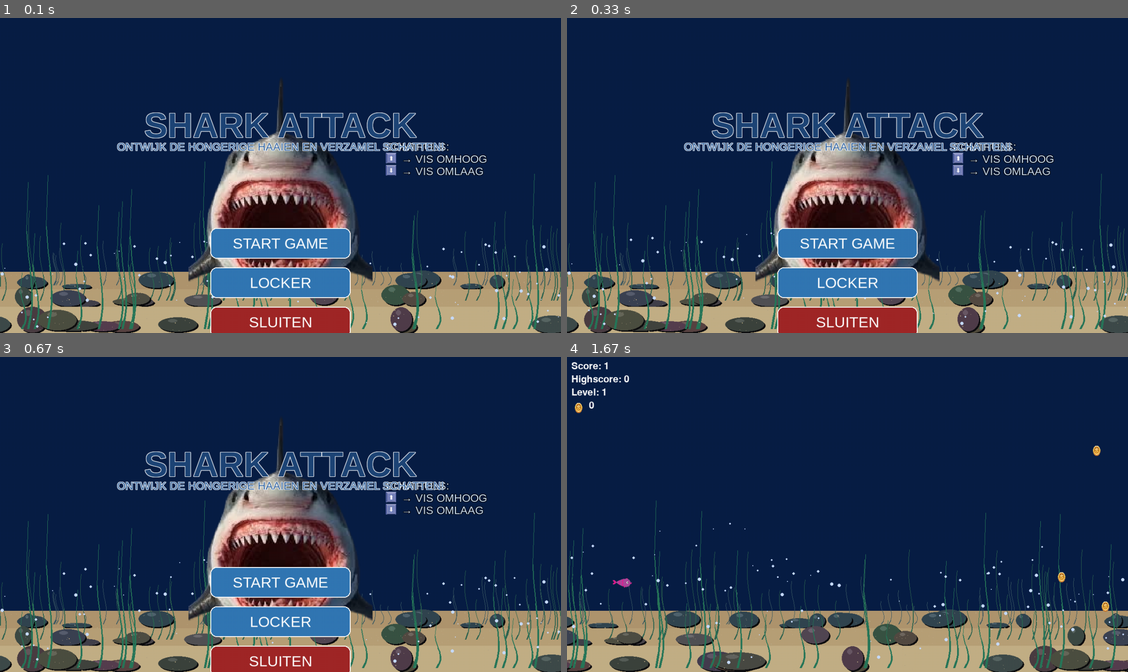
Above: before the commit, frames 1-4 (two rows, left to right).
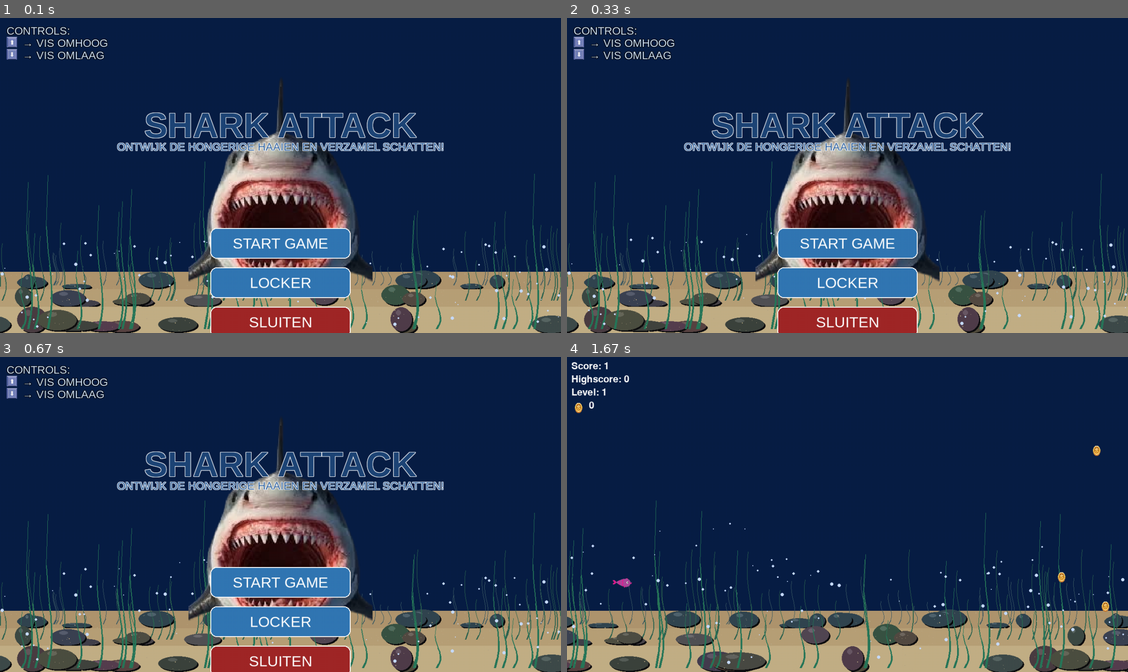
Above: after the commit, the same moments.

Repository: UCLL-introproject-2526/projectweek-46-alibi
Game: pygame game, started from main.py
Two runs of this game, one before a commit and one after it. Both use one fixed random seed, a clock stepped at 60 frames per second and the inputs below.
Inputs (mouse positions are in pixels of both pictures, inside the frame that each line leads up to):
- Up to frame 1 (0.1 s): no input
- Up to frame 2 (0.33 s): no input
- Up to frame 3 (0.67 s): no input
- Up to frame 4 (1.67 s): click "START GAME" at 0.88 s; hold Down 1.17-1.63 s; move the mouse to (1027, 505) at 1.2 s

The runs differ from the first frame. In frame 1, 1.4% of the frame differs, in the area x 1-87%, y 2-51%; in frame 2, 1.4%; in frame 3, 1.4%; in frame 4, nothing differs.

Commit message:
controls

Diff:
--- a/homescreen.py
+++ b/homescreen.py
@@ -86,8 +86,8 @@
         # ===== ACHTERGROND =====
         draw_background(screen, time, scroll=False)
           # ===== CONTROLS (RECHTS) =====
-        controls_x = WIDTH - 400
-        controls_y = 260
+        controls_x = 15
+        controls_y = -5
 
 
 
